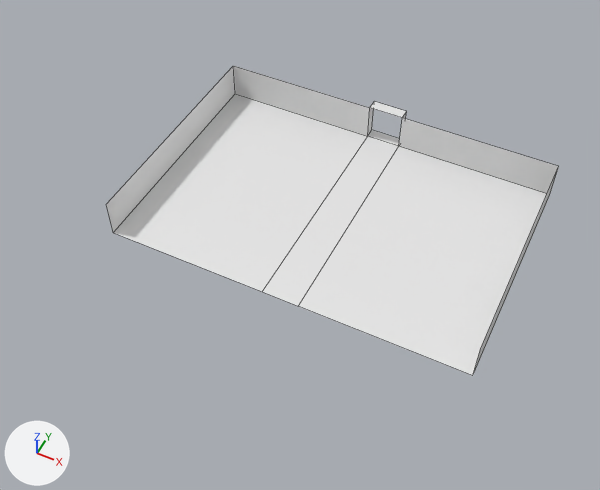
Renders of the FBX model assets/demo/stasis_puzzles.fbx from each side of a commit.
Rendered twice from a camera (50 mm lens) standing at (17.2, 18.1, 52.0) and looking at (-0.2, 52.8, 8.5). Lighting does not change. The marker at lower left points along +X, +Y and +Z. The picture after the commit comes second. Mesh edges are drawn as thin lines. Where no turn or scale is listed for an object, it has been applied to the vertices.

Objects in the first picture: 'StasisPuzzles'.
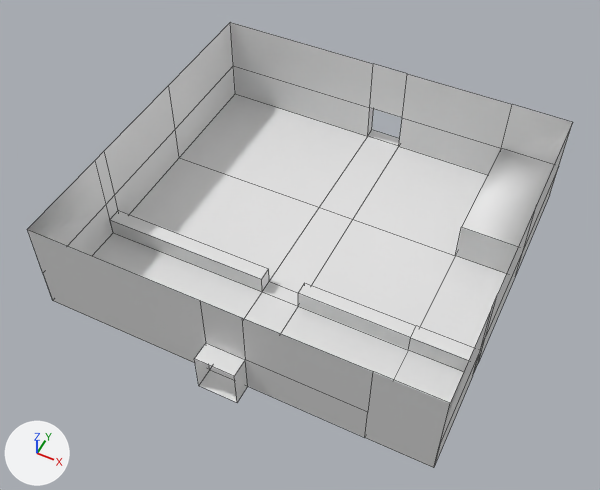
Commit message: Extended geometry of stasis puzzle environment.

What differs and where, as boxes (x1, y1, x2, y2) in the pictures (600 x 490 px):
'StasisPuzzles', reshaped (20% wider, 44% taller): before (106, 66, 559, 375); after (27, 22, 573, 468)

The change in detail:
me_plane_003 is used by ob_stasispuzzles; location (0.0, 63.42, 7.71).
me_plane_003 had 18 vertices, 11 faces and spanned x -14.0..14.0, y -14.0..5.4, z -1.3..1.7.
me_plane_003 now has 76 vertices, 64 faces and spans x -14.0..14.0, y -22.5..5.4, z -1.3..5.9.
Part 1, on me_plane_003:
6 faces are deleted.
9 vertices are added at x -1.4..9.5, y -22.5..-21.2, z -1.3..5.9.
6 new vertices lie (0.0, -9.3, 0.0) away from vertices in x -14.0..14.0, y 4.5, z -1.3..1.7.
8 new vertices lie (0.0, 0.0, 4.2) away from vertices in x -14.0..14.0, y -14.0..4.5, z 1.7.
8 new vertices lie (0.0, -7.2, 0.0) away from vertices in x -14.0..14.0, y -14.0, z -1.3..5.9.
8 new vertices lie (-4.5, 0.0, 0.0) away from vertices in x 14.0, y -21.2..4.5, z -1.3..5.9.
9 new vertices lie (0.0, -8.1, 0.0) away from vertices in x -14.0..14.0, y -4.8, z -1.3..5.9.
10 new vertices lie (0.0, 0.0, 1.4) away from vertices in x -14.0..14.0, y -14.0..-12.9, z -1.3.
59 new faces join them.
